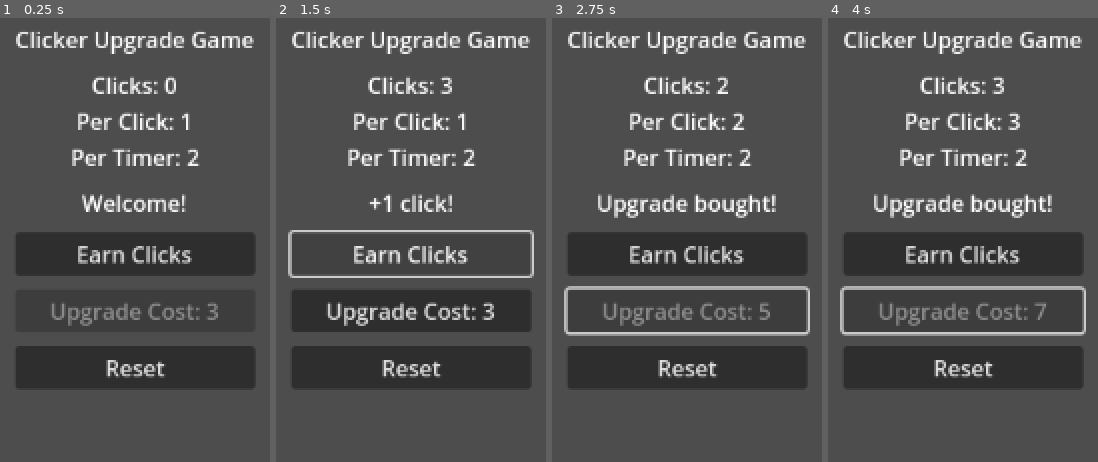
Above: before the commit, frames 1-4 (left to right).
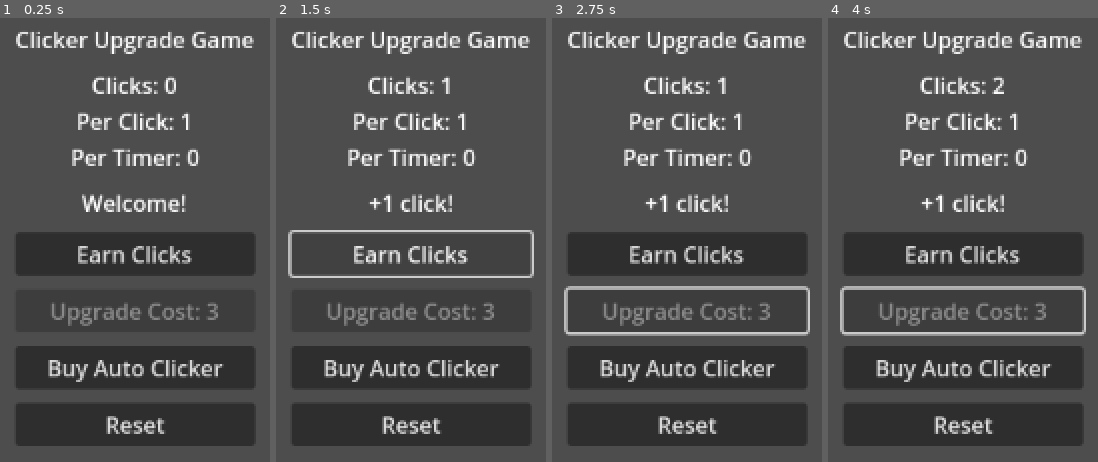
Above: after the commit, the same moments.

Repository: fehudma/godot_projects
Game: Godot game, scene res://Scenes/main.tscn
Same seed, same stepped clock (60 frames per second), same inputs: the game is played once before the commit and once after it.
Inputs (mouse positions are in pixels of both pictures, inside the frame that each line leads up to):
- Up to frame 1 (0.25 s): no input
- Up to frame 2 (1.5 s): click (411, 368) at 0.5 s, where only the run after the commit has a clickable "Buy Auto Clicker"; click "Earn Clicks" at 1.25 s
- Up to frame 3 (2.75 s): click (687, 311) at 2 s, where only the run before the commit has a clickable "Upgrade Cost: 3"
- Up to frame 4 (4 s): click "Earn Clicks" at 2.75 s; click (963, 311) at 3.5 s, where only the run before the commit has a clickable "Upgrade Cost: 5"

The runs differ from the first frame. In frame 1, 9.7% of the frame differs, in the area x 5-95%, y 29-97%; in frame 2, 11%; in frame 3, 12%, in the area x 5-95%, y 13-97%; in frame 4, 12%.

Commit message:
added placeholder button for buy autoclicker

Diff:
--- a/Scenes/main.tscn
+++ b/Scenes/main.tscn
@@ -46,6 +46,10 @@
 layout_mode = 2
 text = "Upgrade"
 
+[node name="AutoClickerButton" type="Button" parent="VBoxContainer"]
+layout_mode = 2
+text = "Buy Auto Clicker"
+
 [node name="ResetButton" type="Button" parent="VBoxContainer"]
 layout_mode = 2
 text = "Reset"
--- a/Scripts/main.gd
+++ b/Scripts/main.gd
@@ -14,7 +14,7 @@
 var upgrade_cost: int = STARTING_UPGRADE_COST
 var upgrade_modifier: int = STARTING_UPGRADE_LEVEL
 var timeout_count: int = STARTING_TIMEOUT_COUNT
-var passive_clicks_per_tick: int = 2
+var passive_clicks_per_tick: int = 0
 #========================================
 @onready var stats_label: Label = $VBoxContainer/StatsLabel
 @onready var message_label: Label = $VBoxContainer/MessageLabel
